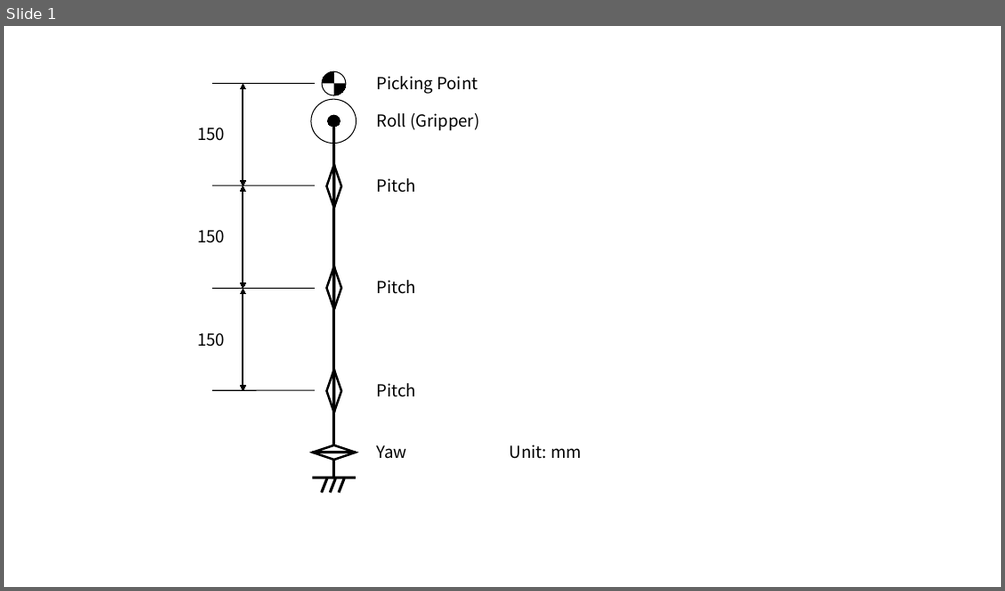
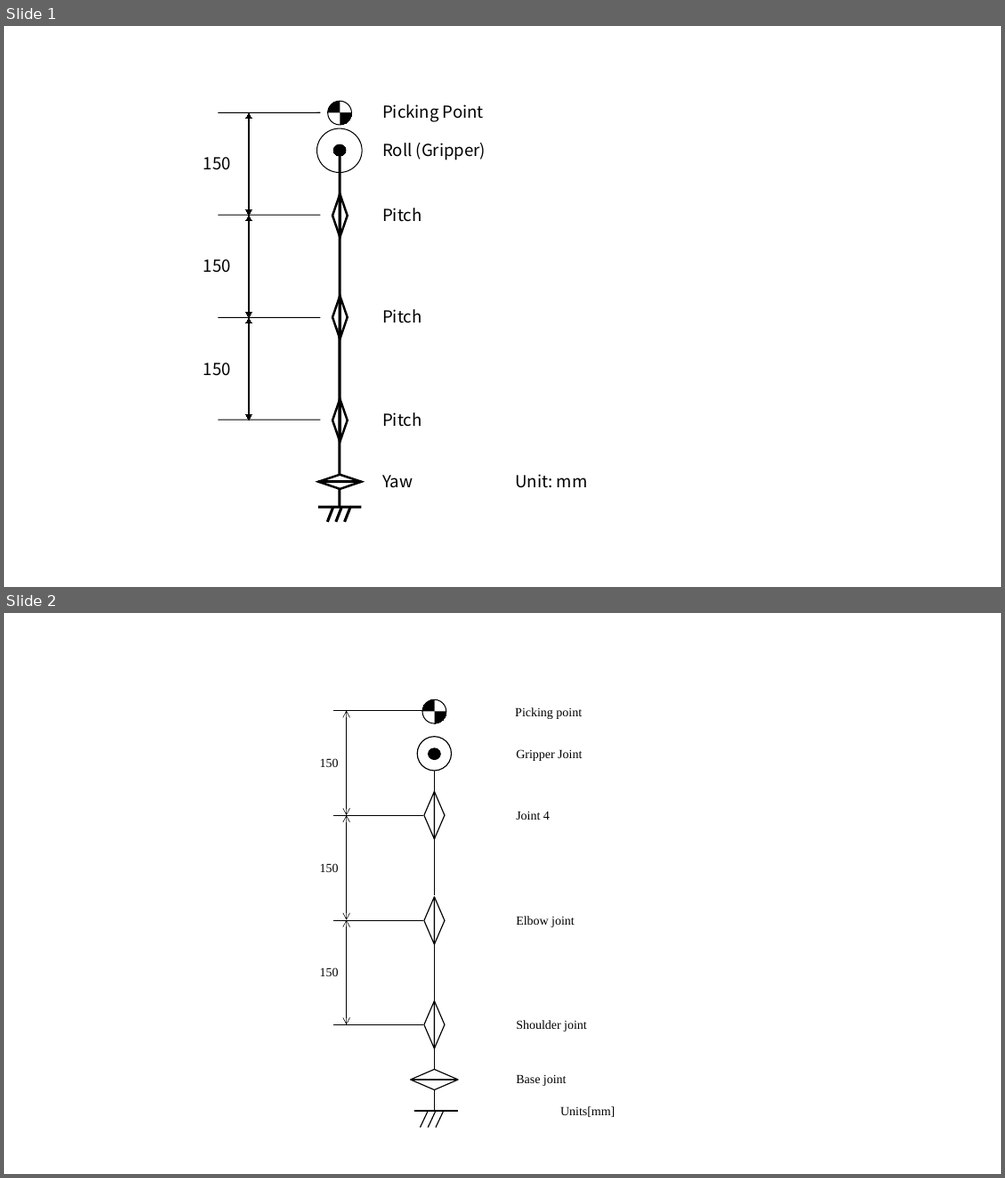
Before and after one commit to HARUYA-YUDA/report, a slide deck: report/fig_robotic_arm_link_parameters.pptx. Shown one above the other, each under a label of ours: slide 1 before the commit, slides 1 and 2 after it. The pictures are 1005x591 and 1005x1178 pixels, drawn with LibreOffice and Linux fonts; fonts in the diff are those of the drawing. Boxes give left, top, right and bottom in pixels: in the first picture for what was removed or moved away, otherwise in the second. Text is boxed around its words. In the diff, an @@ line names an element or a change of style, - is before the commit and + after.

```diff
--- a/report/fig_robotic_arm_link_parameters.pptx
+++ b/report/fig_robotic_arm_link_parameters.pptx
@@ slide 2 added at [4, 613, 1001, 1174], background #FFFFFF @@
@@ group added at [320, 697, 615, 1127]: 13 lines, 10 texts, 8 triangles, 4 ellipses, 3 double arrows, 2 rectangles @@
+150
+150
+150
+Units[mm]
+Base joint
+Shoulder joint
+Elbow joint
+Joint 4
+Picking point
+Gripper Joint
@@ slide 1 changed as well @@
@@ 11 lines, 10 texts, 5 freeform shapes, 5 ellipses, 1 rectangle: place and size @@
-11 lines, 10 texts, 5 freeform shapes, 5 ellipses, 1 rectangle at [197, 69, 581, 492]
+11 lines, 10 texts, 5 freeform shapes, 5 ellipses, 1 rectangle at [203, 99, 587, 522]
@@ 3 lines, 2 freeform shapes, 1 rectangle: place and size @@
-3 lines, 2 freeform shapes, 1 rectangle at [212, 84, 342, 412]
+3 lines, 2 freeform shapes, 1 rectangle at [218, 112, 348, 442]
```
Also in this commit, not shown: 13 other files.
